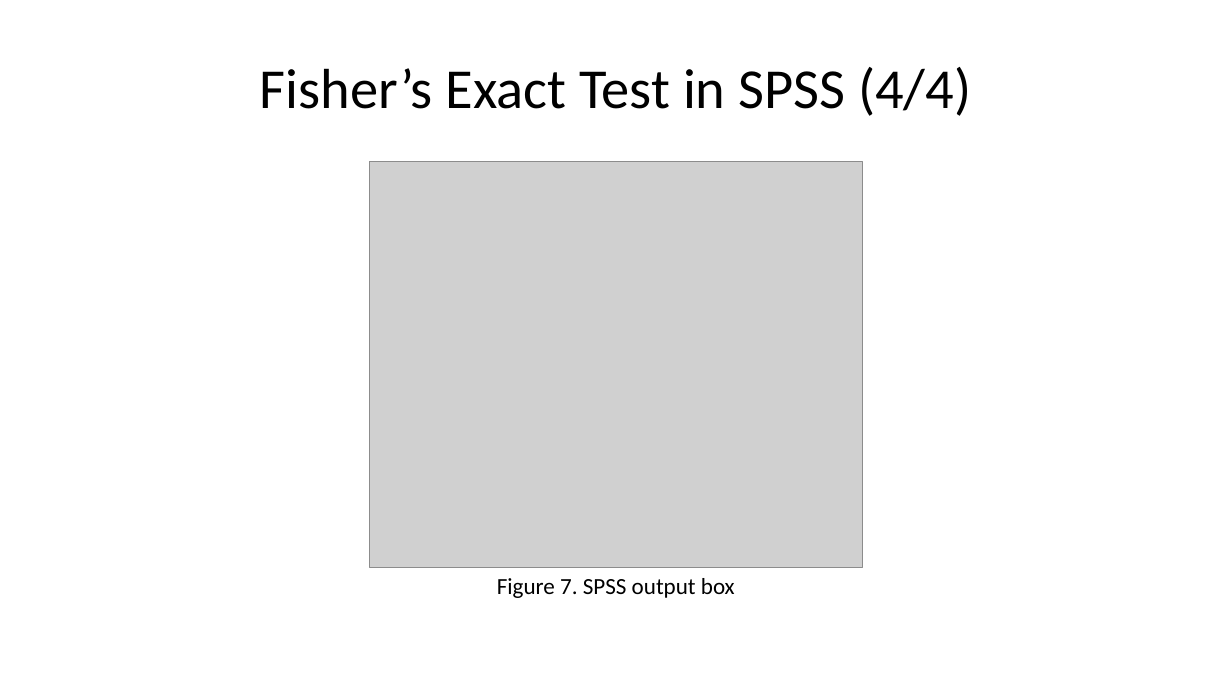
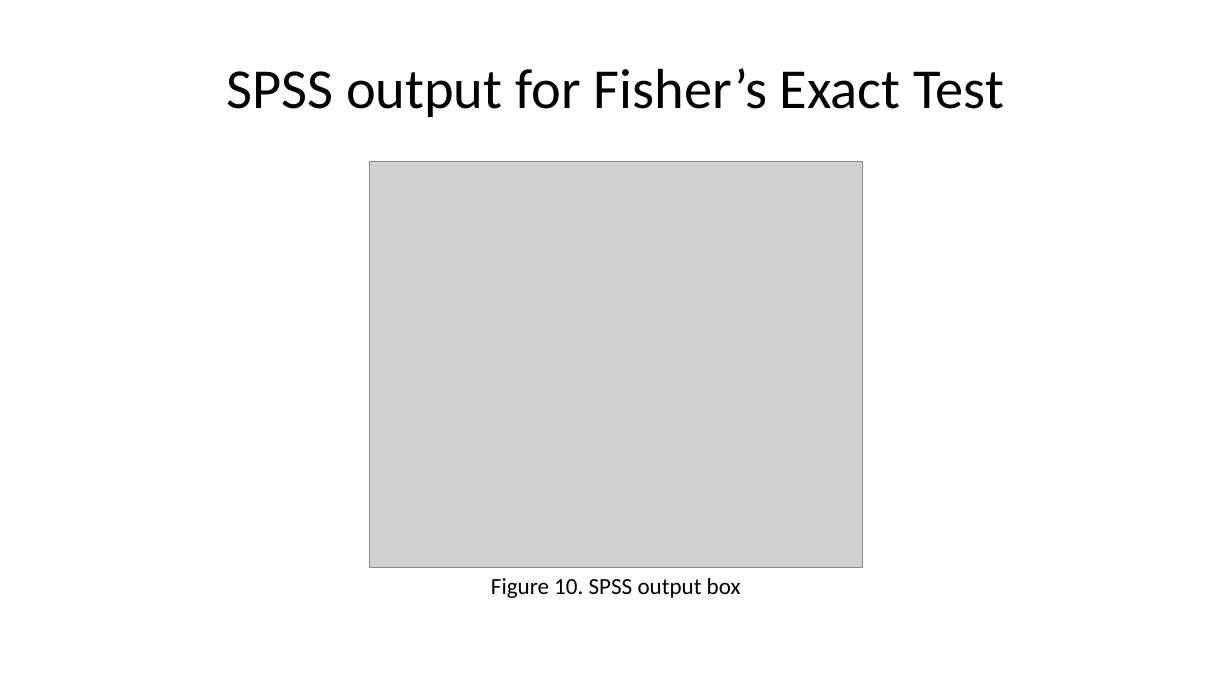
Before and after one commit to pmean/talks, a slide deck: slide 21 of exact-tests/results/exact-and-randomization-tests.pptx. Drawn at 1232x693 pixels with LibreOffice and Linux fonts; fonts in the diff are those of the drawing; grey boxes stand for pictures. Boxes give left, top, right and bottom in pixels: in the first picture for what was removed or moved away, otherwise in the second. Text is boxed around its words. In the diff, an @@ line names an element or a change of style, - is before the commit and + after.

Commit message:
Added titanic examples to exact-tests

```diff
--- a/exact-tests/results/exact-and-randomization-tests.pptx
+++ b/exact-tests/results/exact-and-randomization-tests.pptx
@@ title at bbox=[226, 68, 1004, 117]: text changed @@
-Fisher’s Exact Test in SPSS (4/4)
+SPSS output for Fisher’s Exact Test
@@ text at bbox=[491, 578, 741, 598]: text changed @@
-Figure 7. SPSS output box
+Figure 10. SPSS output box
```
Also in this commit, not shown: 26 other slides changed, 14 slides added, 5 slides removed, 9 other files.
